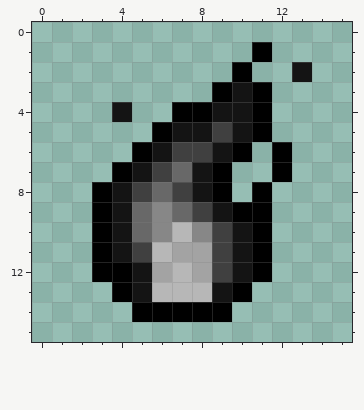
One commit to this pixel-art file: Tester/Assets/Images/UI/stove_icon.ase. Above: the version before the commit.
16x16 pixels, 1 frame.
New version:
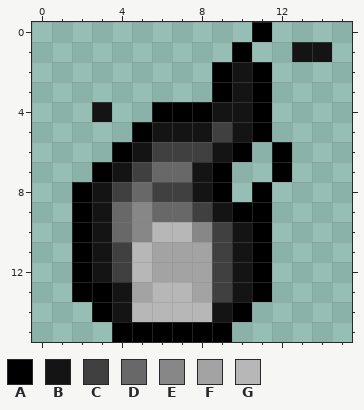
Palette (. is transparent): A #000000  B #141414  C #404040  D #686868  E #878787  F #a3a3a3  G #b7b7b7
The exact change:
The edit adds colour A in row 0 at x 11; in row 1 at x 10; in row 2 at x 9 and 11; in row 4 at x 6; in row 5 at x 5; in row 6 at x 4.
The edit adds colour A in row 7 at x 3; in rows 8 to 12 at x 2; in row 13 at x 2 to 3 and 11; in row 14 at x 3 and 10; in row 15 at x 4 to 9.
The edit adds colour B in row 1 at x 13 to 14; in row 4 at x 3; in row 14 at x 4.
Colour A gives way to colour B in row 2 at x 10; in row 5 at x 6; in row 6 at x 5; in row 7 at x 4; in rows 8 to 12 at x 3; in row 13 at x 4 and 10.
Colour A gives way to colour B in row 14 at x 9.
Colour A gives way to colour C in row 12 at x 4.
Colour B gives way to colour C in row 6 at x 6; in row 7 at x 5; in row 8 at x 4; in row 11 at x 4; in row 13 at x 9.
Colour D gives way to colour C in row 8 at x 6.
Colour B gives way to colour D in rows 9 to 10 at x 4.
Colour C gives way to colour D in row 7 at x 6; in row 8 at x 5.
Colour E gives way to colour D in row 9 at x 6.
Colour D gives way to colour E in rows 9 to 10 at x 5.
Colour B gives way to colour F in row 13 at x 5.
Colour G gives way to colour F in row 11 at x 6; in row 12 at x 7; in row 13 at x 8.
Colour A gives way to colour G in row 14 at x 5 to 8.
Colour B gives way to colour G in row 12 at x 5.
Colour C gives way to colour G in row 11 at x 5.
Colour E gives way to colour G in row 10 at x 6.
Colour A is removed in row 1 at x 11.
Colour B is removed in row 2 at x 13; in row 4 at x 4.
Boxes around the changes in both pictures, in picture pixels (x1, y1, x2, y2):
changed: (72, 22, 332, 342)
